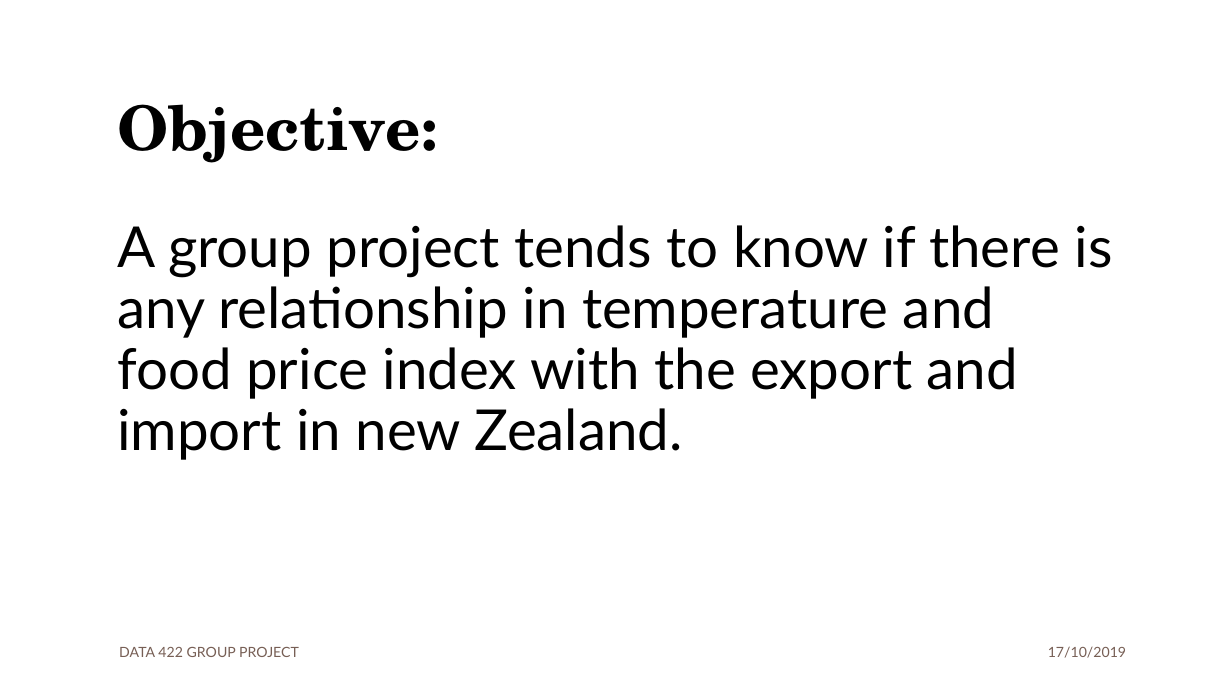
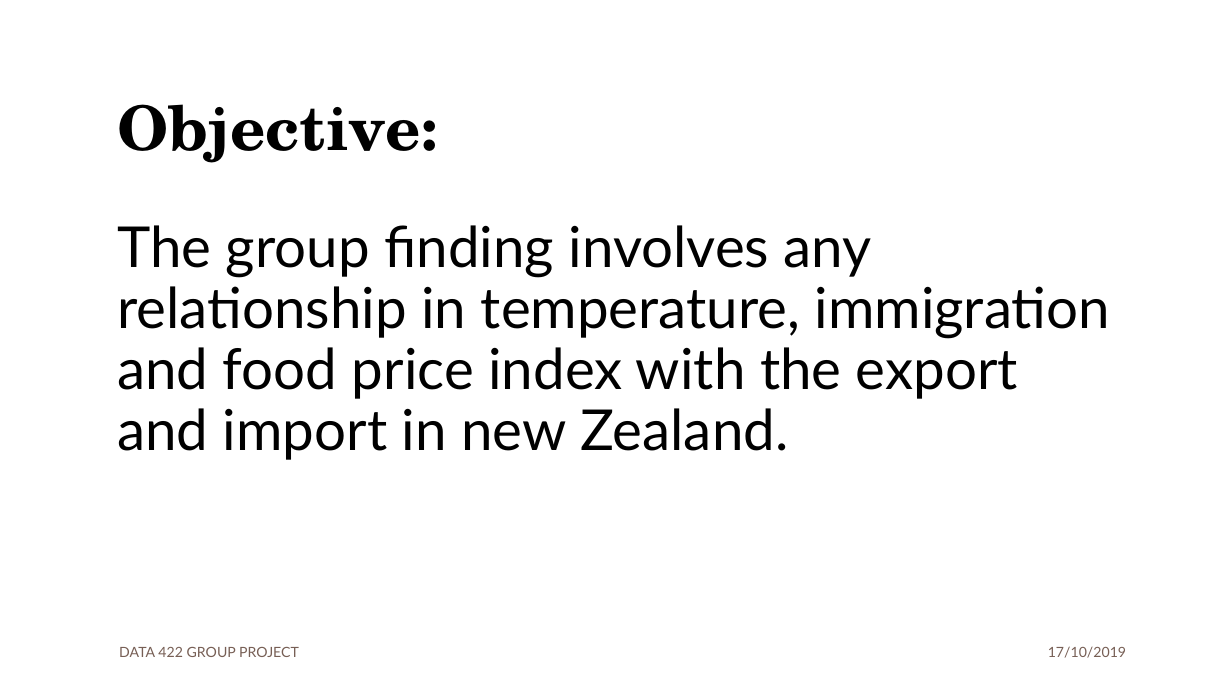
Before and after one commit to dipinpjoseph/Analysis-NZ-Consumer-Goods, a slide deck: slide 2 of Data_422_Presentation.pptx. Drawn at 1232x693 pixels with LibreOffice and Linux fonts; fonts in the diff are those of the drawing; background and template pictures are left out. Boxes give left, top, right and bottom in pixels: in the first picture for what was removed or moved away, otherwise in the second. Text is boxed around its words. In the diff, an @@ line names an element or a change of style, - is before the commit and + after.

Commit message:
Updates in group presentation
Updates in group presentation (added NA graph for food index)

```diff
--- a/Data_422_Presentation.pptx
+++ b/Data_422_Presentation.pptx
@@ text at box(117, 225, 1110, 460): text changed @@
-A group project tends to know if there is any relationship in temperature and food price index with the export and import in new Zealand.
+The group finding involves any relationship in temperature, immigration and food price index with the export and import in new Zealand.
```
Also in this commit, not shown: 2 other slides changed, 1 slide added.
